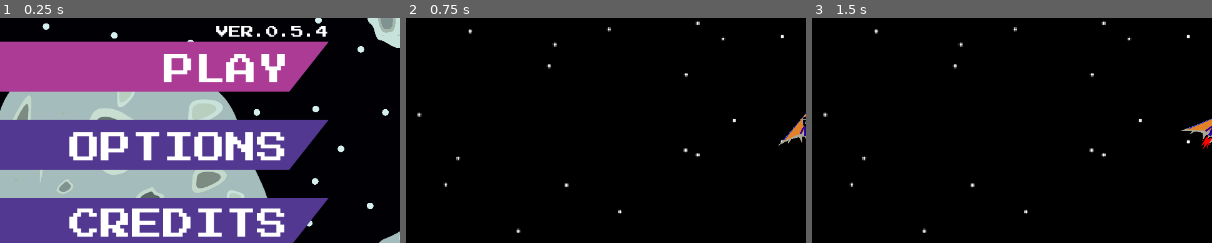
Above: before the commit, frames 1-3 (left to right).
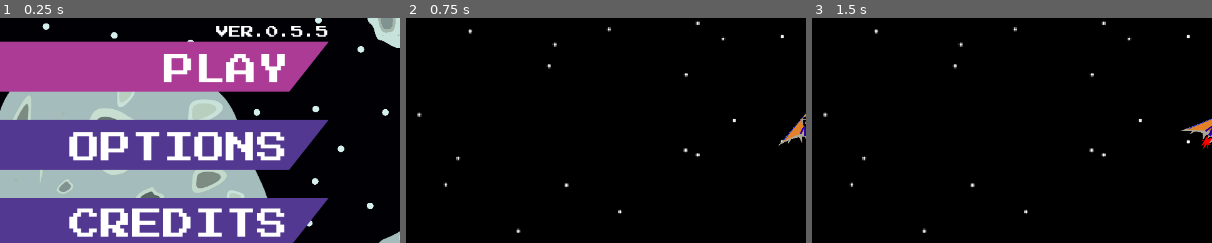
Above: after the commit, the same moments.

Repository: JustALover/Assteroids
Game: Godot game, scene res://Escenas/Assteroids Title Screen Menu/main_title_assteroids.tscn
Same seed, same stepped clock (60 frames per second), same inputs: the game is played once before the commit and once after it. The engine's default icon, where the game draws it, is replaced by a stand-in: a white triangle on a blue panel in a dark square.
Inputs (mouse positions are % of the whole screen's width and height, from its top left):
- Up to frame 1 (0.25 s): no input
- Up to frame 2 (0.75 s): click "PLAY" at 0.5 s
- Up to frame 3 (1.5 s): tap Enter at 1.25 s; move the mouse to (72, 45) at 1.27 s; hold D (RIGHT) from 1.28 s (still down); hold Shift (BOOST MOVEMENT) from 1.28 s (still down)
The pictures show only the part of the screen within x 0-50%, y 25-75%; the shares and areas given below are measured in that part.

The runs differ from the first frame. In frame 1, 0.1% of the frame differs, in the area x 79-82%, y 3-9%; in frame 2, nothing differs; in frame 3, nothing differs.

Commit message:
FIRST OFFICIAL PLAYABLE STABLE VERSION 0.5.5
First official version without any issues and playable enough

Diff:
--- a/Escenas/Assteroids Title Screen Menu/main_title_assteroids.tscn
+++ b/Escenas/Assteroids Title Screen Menu/main_title_assteroids.tscn
@@ -76,7 +76,7 @@
 layout_mode = 2
 theme_override_fonts/font = ExtResource("2_clr4r")
 theme_override_font_sizes/font_size = 20
-text = "VER.0.5.4"
+text = "VER.0.5.5"
 horizontal_alignment = 2
 vertical_alignment = 2
 
